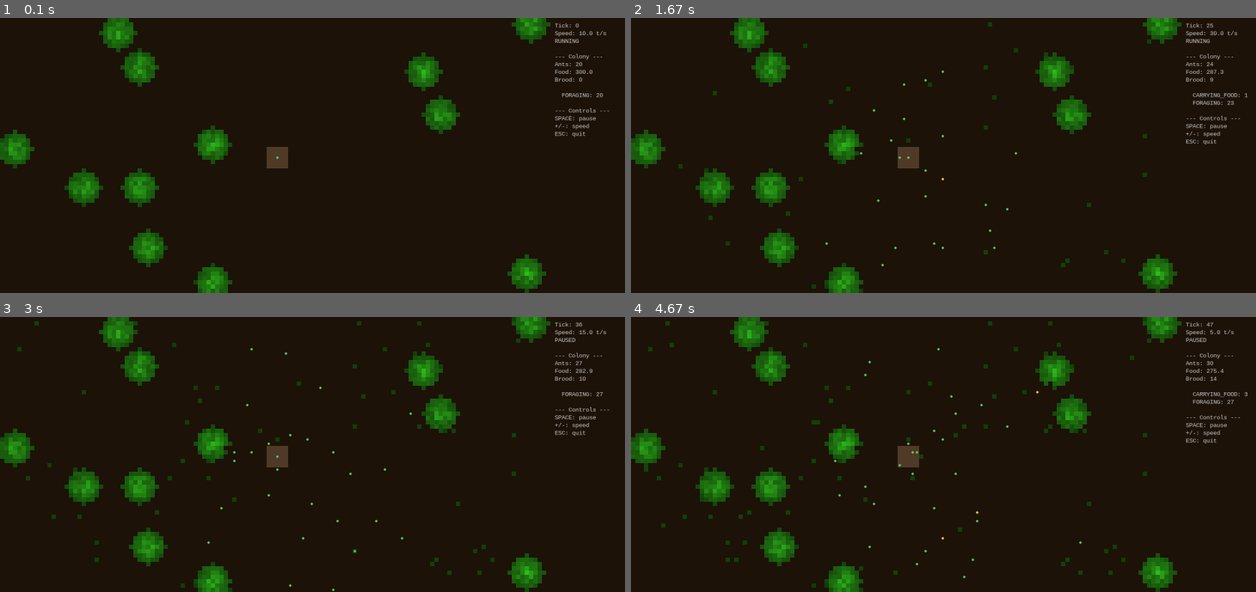
Above: before the commit, frames 1-4 (two rows, left to right).
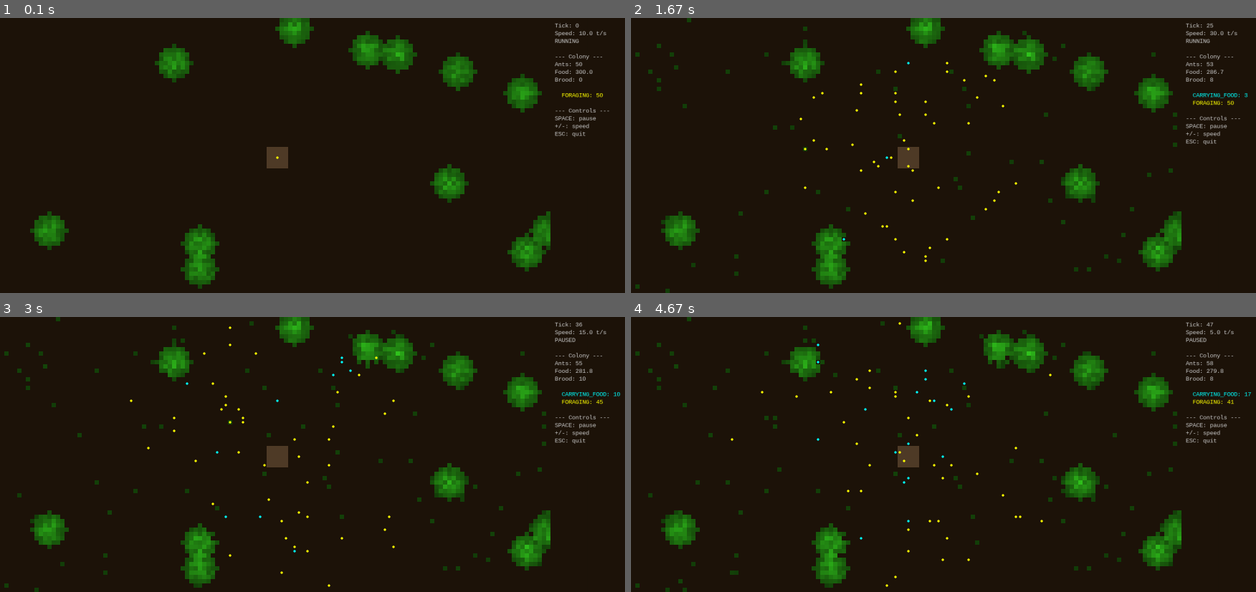
Above: after the commit, the same moments.

Repository: petrofang/anthemyr
Game: pygame game, started from anthemyr/__main__.py
Same seed, same stepped clock (60 frames per second), same inputs: the game is played once before the commit and once after it.
Inputs:
- Up to frame 1 (0.1 s): no input
- Up to frame 2 (1.67 s): tap + at 0.33 s; tap = at 0.67 s; tap Space at 1, 1.4 s
- Up to frame 3 (3 s): tap Space at 1.7, 1.9, 2.23, 2.53, 2.73 s; tap - at 1.98 s
- Up to frame 4 (4.67 s): tap Space at 3.03, 3.3, 3.63, 3.93, 4.07, 4.47 s; tap - at 3.38, 4.55 s

The runs differ from the first frame. In frame 1, 12% of the frame differs, in the area x 0-97%, y 0-100%; in frame 2, 13%; in frame 3, 13%; in frame 4, 13%, in the area x 0-100%, y 0-100%.

Commit message:
Update ant task colours: FORAGING yellow, CARRYING_FOOD cyan, GATHERING magenta
Also colour task names in the info panel to match their ant colours.

Diff:
--- a/anthemyr/ui/pygame_client.py
+++ b/anthemyr/ui/pygame_client.py
@@ -26,9 +26,9 @@
 # Ant colours by task
 _ANT_COLOURS: dict[Task, tuple[int, int, int]] = {
     Task.IDLE: (180, 180, 180),
-    Task.FORAGING: (100, 200, 100),
-    Task.GATHERING: (255, 140, 40),
-    Task.CARRYING_FOOD: (255, 200, 50),
+    Task.FORAGING: (255, 255, 0),
+    Task.GATHERING: (255, 0, 255),
+    Task.CARRYING_FOOD: (0, 255, 255),
     Task.BROOD_CARE: (200, 150, 255),
     Task.PATROLLING: (100, 150, 255),
     Task.FIGHTING: (255, 80, 80),
@@ -249,7 +249,7 @@
                 "",
             ]
             for task_name, count in sorted(task_counts.items()):
-                lines.append(f"  {task_name}: {count}")
+                lines.append((task_name, count))
 
         lines += [
             "",
@@ -259,7 +259,19 @@
             "ESC: quit",
         ]
 
-        for line in lines:
-            surf = self.font.render(line, True, (200, 200, 200))
+        for item in lines:
+            if isinstance(item, tuple):
+                task_name, count = item
+                # Find the task enum and get its colour
+                try:
+                    task = Task[task_name]
+                    colour = _ANT_COLOURS.get(task, (200, 200, 200))
+                except KeyError:
+                    colour = (200, 200, 200)
+                line = f"  {task_name}: {count}"
+                surf = self.font.render(line, True, colour)
+            else:
+                line = item
+                surf = self.font.render(line, True, (200, 200, 200))
             self.screen.blit(surf, (panel_x, y))
             y += 18
--- a/config/default.yaml
+++ b/config/default.yaml
@@ -1,7 +1,7 @@
 # Anthemyr — Default Simulation Configuration
 # This file is loaded by anthemyr.simulation.config.SimulationConfig.from_yaml()
 
-seed: 422
+seed: 42
 
 # World dimensions (grid cells)
 world_width: 128
@@ -11,7 +11,7 @@
 day_length: 100  # ticks per full day/night cycle
 
 # Colony
-initial_ants: 20
+initial_ants: 50
 max_age: 10000                 # ticks before an ant dies of old age
 comfort_food_per_ant: 1.0      # food-per-ant threshold: above = comfortable, below = pressure
 max_starvation_damage: 0.02    # max HP lost per ant per tick at zero food-per-ant
@@ -19,7 +19,7 @@
 
 # Food regeneration (density-dependent 5x5 neighbourhood spread)
 base_regen_rate: 0.0002    # tiny chance of spontaneous food (wind-blown seeds)
-spread_regen_rate: 0.08    # growth probability from neighbour food density²
+spread_regen_rate: 0.5    # growth probability from neighbour food density²
 food_cap: 10.0              # max food a cell can hold
 
 # Brood development
